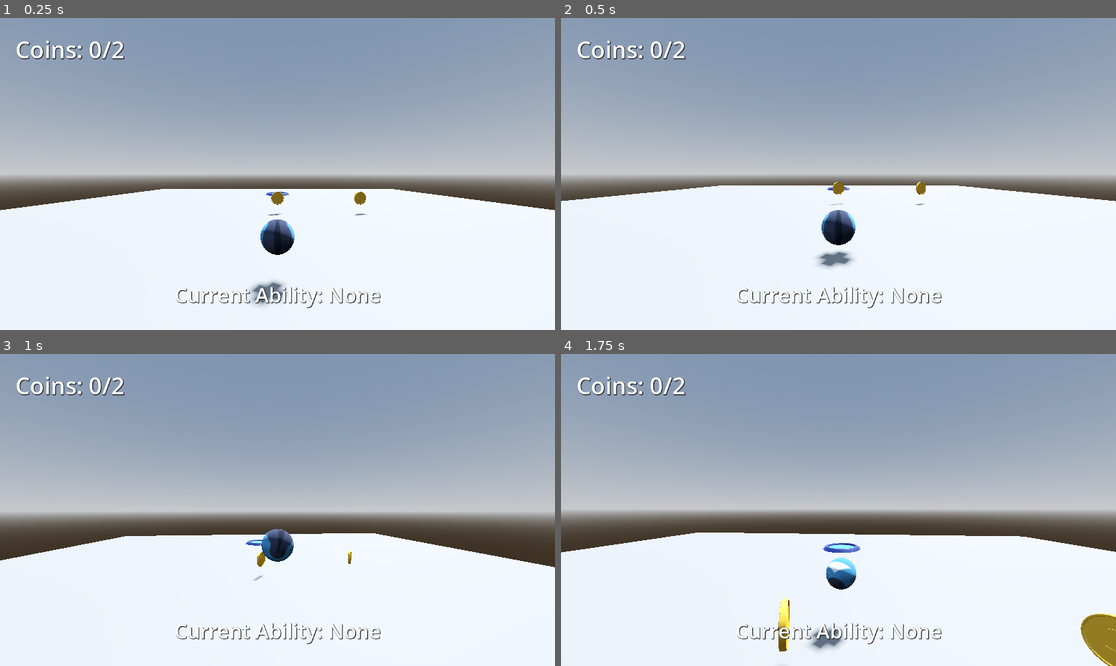
Above: before the commit, frames 1-4 (two rows, left to right).
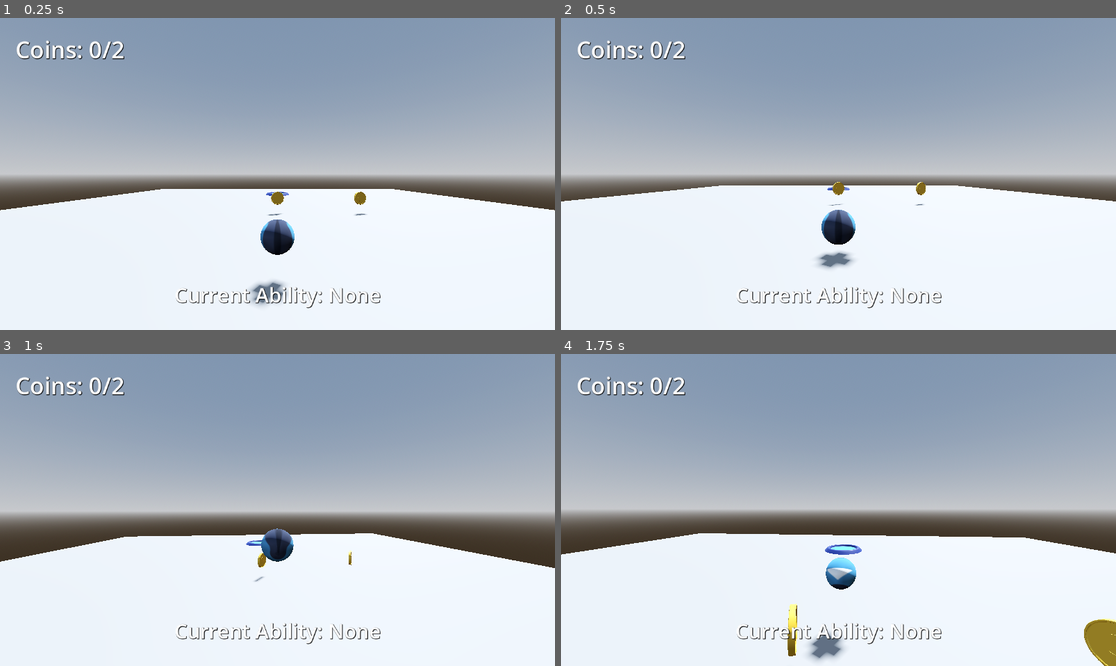
Above: after the commit, the same moments.

Repository: Shuntoon/Marble3D_Project_FIles
Game: Godot game, scene res://Levels/level_1.tscn
Two runs of this game, one before a commit and one after it. Both use one fixed random seed, a clock stepped at 60 frames per second and the inputs below. The engine's default icon, where the game draws it, is replaced by a stand-in: a white triangle on a blue panel in a dark square.
Inputs (mouse positions are in pixels of both pictures, inside the frame that each line leads up to):
- Up to frame 1 (0.25 s): no input
- Up to frame 2 (0.5 s): no input
- Up to frame 3 (1 s): move the mouse to (305, 510) at 0.52 s; hold W (forward) from 0.53 s (still down); click (305, 510) at 0.6 s; tap Space (jump) at 0.77, 0.8 s
- Up to frame 4 (1.75 s): keep holding W (forward); tap Space (jump) at 1.07, 1.35, 1.52 s; move the mouse to (810, 510) at 1.27 s; click (810, 510) at 1.55 s

Frame 1 is identical in both runs. In frame 2, 0.1% of the frame differs, in the area x 0-100%, y 52-80%; in frame 3, 0.4%; in frame 4, 1.8%, in the area x 0-100%, y 57-100%.

Commit message:
Updated to 4.5 and implemented the spring powerup

Diff:
--- a/Objects/Player/Marble.gd
+++ b/Objects/Player/Marble.gd
@@ -5,6 +5,8 @@
 @export var max_velocity : float = 7.5
 @export var jump_power : float = 6.0
 @export var finish_deceleration : float = .25
+
+@export var spring_jump_power : float = 15.0
 
 @onready var camera_3d = $"../CameraContainer/HRotation/VRotation/SpringArm3D/Camera3D"
 
@@ -36,6 +38,11 @@
 	if linear_velocity.z < -max_velocity:
 		linear_velocity.z = -max_velocity
 
+	if Input.is_action_just_pressed("use_ability"):
+		if current_ability == ABILITIES.SPRING:
+			spring_jump()
+			current_ability = ABILITIES.NONE
+
 	if Input.is_action_just_pressed("jump") and grounded:
 		jump()
 
@@ -58,6 +65,9 @@
 func jump():
 	apply_central_impulse(Vector3.UP * jump_power)
 
+func spring_jump():
+	apply_central_impulse(Vector3.UP * jump_power)
+
 
 func _on_player_ability_collected(ability) -> void:
 	current_ability = ability
--- a/project.godot
+++ b/project.godot
@@ -12,34 +12,39 @@
 
 config/name="Marble3D"
 run/main_scene="res://Levels/level_1.tscn"
-config/features=PackedStringArray("4.1", "Forward Plus")
+config/features=PackedStringArray("4.5", "Forward Plus")
 config/icon="res://icon.svg"
 
 [input]
 
 forward={
 "deadzone": 0.5,
-"events": [Object(InputEventKey,"resource_local_to_scene":fa …(172 unchanged characters)… eycode":87,"key_label":0,"unicode":119,"echo":false,"script":null)
+"events": [Object(InputEventKey,"resource_local_to_scene":fa …(172 unchanged characters)… eycode":87,"key_label":0,"unicode":119,"location":0,"echo":false,"script":null)
 ]
 }
 backward={
 "deadzone": 0.5,
-"events": [Object(InputEventKey,"resource_local_to_scene":fa …(172 unchanged characters)… eycode":83,"key_label":0,"unicode":115,"echo":false,"script":null)
+"events": [Object(InputEventKey,"resource_local_to_scene":fa …(172 unchanged characters)… eycode":83,"key_label":0,"unicode":115,"location":0,"echo":false,"script":null)
 ]
 }
 left={
 "deadzone": 0.5,
-"events": [Object(InputEventKey,"resource_local_to_scene":fa …(171 unchanged characters)… keycode":65,"key_label":0,"unicode":97,"echo":false,"script":null)
+"events": [Object(InputEventKey,"resource_local_to_scene":fa …(171 unchanged characters)… keycode":65,"key_label":0,"unicode":97,"location":0,"echo":false,"script":null)
 ]
 }
 right={
 "deadzone": 0.5,
-"events": [Object(InputEventKey,"resource_local_to_scene":fa …(172 unchanged characters)… eycode":68,"key_label":0,"unicode":100,"echo":false,"script":null)
+"events": [Object(InputEventKey,"resource_local_to_scene":fa …(172 unchanged characters)… eycode":68,"key_label":0,"unicode":100,"location":0,"echo":false,"script":null)
 ]
 }
 jump={
 "deadzone": 0.5,
-"events": [Object(InputEventKey,"resource_local_to_scene":fa …(171 unchanged characters)… keycode":32,"key_label":0,"unicode":32,"echo":false,"script":null)
+"events": [Object(InputEventKey,"resource_local_to_scene":fa …(171 unchanged characters)… keycode":32,"key_label":0,"unicode":32,"location":0,"echo":false,"script":null)
+]
+}
+use_ability={
+"deadzone": 0.2,
+"events": [Object(InputEventMouseButton,"resource_local_to_scene":false,"resource_name":"","device":-1,"window_id":0,"alt_pressed":false,"shift_pressed":false,"ctrl_pressed":false,"meta_pressed":false,"button_mask":0,"position":Vector2(0, 0),"global_position":Vector2(0, 0),"factor":1.0,"button_index":1,"canceled":false,"pressed":false,"double_click":false,"script":null)
 ]
 }
 
@@ -47,3 +52,7 @@
 
 3d_physics/layer_1="World"
 3d_physics/layer_2="Player"
+
+[physics]
+
+3d/physics_engine="Jolt Physics"
Not shown, changed: Art/Meshes/Propeller.glb.import
Not shown, added: GUI/NotificationContainer/notification_container.gd.uid
Not shown, added: GUI/PlayerHud/player_hud.gd.uid
Not shown, added: GUI/YouWinScreen/you_win_screen.gd.uid
Not shown, added: Objects/AbilityCollectable/ability_collectable.gd.uid
Not shown, added: Objects/Checkpoint/checkpoint.gd.uid
Not shown, added: Objects/Coin/coin.gd.uid
Not shown, added: Objects/DeathArea/death_area.gd.uid
Not shown, added: Objects/FinishPoint/finish_point.gd.uid
Not shown, added: Objects/LevelManager/level_manager.gd.uid
Not shown, added: Objects/Player/Camera.gd.uid
Not shown, added: Objects/Player/GroundCheckRay.gd.uid
(and 3 more such lines)
